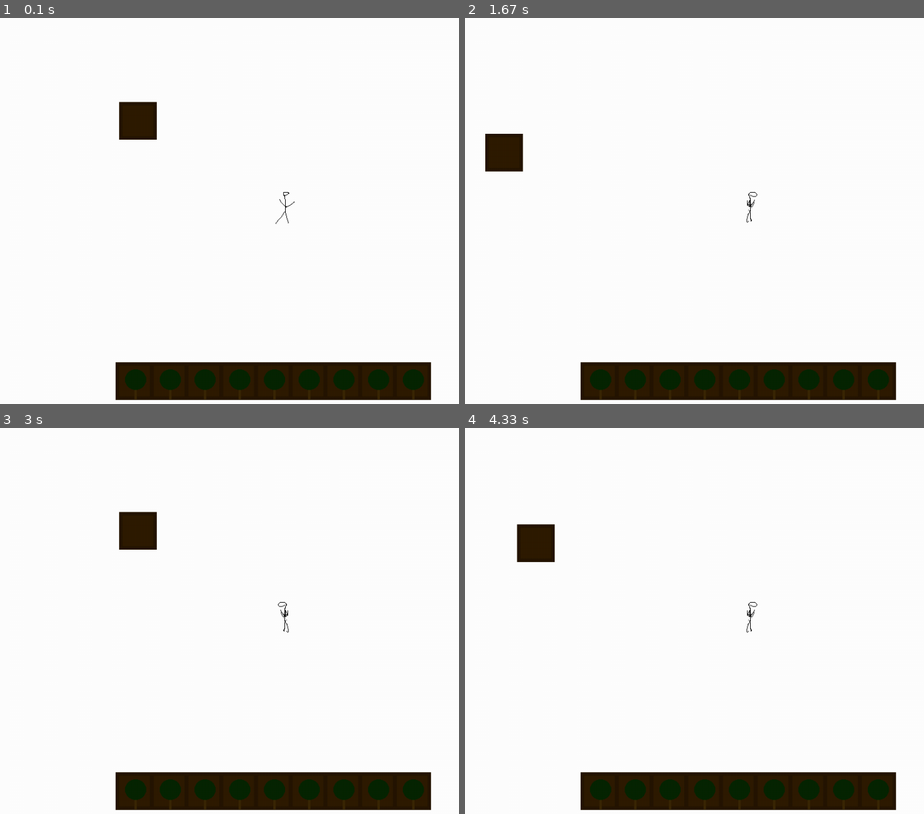
Above: before the commit, frames 1-4 (two rows, left to right).
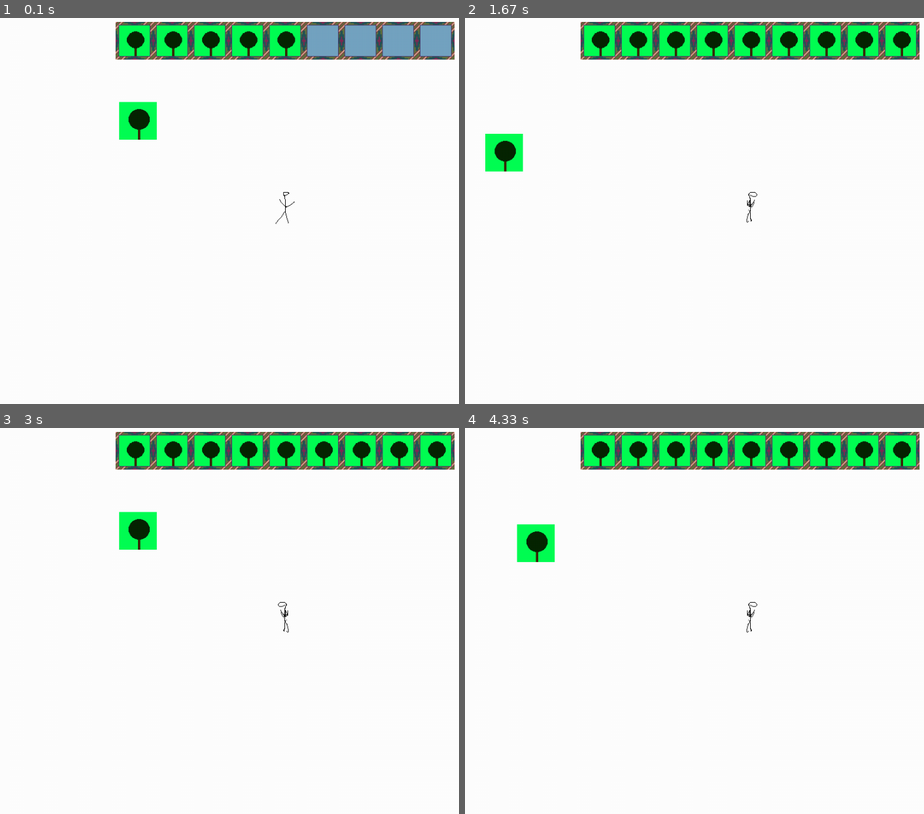
Above: after the commit, the same moments.

Repository: Trickli-bit/EF_Woche_Pygames
Game: pygame game, started from main.py
Same seed, same stepped clock (60 frames per second), same inputs: the game is played once before the commit and once after it.
Inputs:
- Up to frame 1 (0.1 s): no input
- Up to frame 2 (1.67 s): hold Right 0.33-0.8 s; hold Up 0.83-1.13 s; hold Right 1.17-1.63 s
- Up to frame 3 (3 s): hold Left 1.67-2.2 s; hold Down 2.23-2.53 s; hold Left 2.57-2.97 s
- Up to frame 4 (4.33 s): hold Up 3-3.37 s; hold Right 3.4-4.03 s; hold Down from 4.07 s (still down)

The runs differ from the first frame. In frame 1, 15% of the frame differs, in the area x 25-100%, y 1-99%; in frame 2, 15%; in frame 3, 15%; in frame 4, 15%, in the area x 11-100%, y 1-99%.

Commit message:
InventorySlots Erstellung und Leeres Objekt für Sprite

Diff:
--- a/Engine/Entity_Classes/inventorySlot.py
+++ b/Engine/Entity_Classes/inventorySlot.py
@@ -10,3 +10,7 @@
         self.rect = rect
         self.scale = scale
         self.source = source
+
+    def update_image(self):
+        """Funktion, die das Bild neu lädt basierend auf self.source und self.scale."""
+        self.image = pygame.transform.scale(pygame.image.load(self.source), self.scale)
--- a/Engine/entities.py
+++ b/Engine/entities.py
@@ -12,11 +12,14 @@
 
         self.fix = fix
         self.rect_attach = rect_attach
+        self.scale = scale
         self.is_spritesheet = is_spritesheet
         self.last_animation = (None, False)
+        self.source = source
         self.solid = solid
         self.pos_x = pos_x
         self.pos_y = pos_y
+        self.value = 0
 
 
         if is_spritesheet:
@@ -40,8 +43,6 @@
         if not self.fix:
             self.rect.x += dx
             self.rect.y += dy
-
-
 
 
 class EntityMovable(Entity):
--- a/Main/generation.py
+++ b/Main/generation.py
@@ -2,15 +2,51 @@
 import Engine.Entity_Classes.inventorySlot as inventory
 import Main.settings as settings
 
+def addItemToInventory(item):
+    """Funktion, die ein Item dem Inventar hinzufügt"""
+    for elem in itemField_group:
+        if elem.source == item.source:
+            elem.value += 1
+            updateItemCount(elem, elem.value)
+            break
+    for elem in itemField_group:
+        if elem.source == r"EmptyIcon.png":
+            fillSlotWithItem(elem, item)
+            updateItemCount(elem, 1)
+            break
 
-def createInventorySlots(slots_group, items_group, slotSize, slotCount, edgeWidth):
+def updateItemCount(slot, itemCount):
+    """Funktion, die die Anzahl der Items in einem Slot aktualisiert und anzeigt"""
+    slot.value = itemCount
+
+def fillSlotWithItem(slot, item):
+    """Funktion, die ein Item in einen Slot füllt"""
+    slot.source = item.source
+    slot.update_image()
+
+
+def createToolbar(slotCount, slotSize, edgeWidth, yPos):
+    """Funktion, die eine Toolbar erstellt"""
+    global itemField_group
+    itemField_group = pygame.sprite.Group()
+    slots_group = pygame.sprite.Group()
+    slots_group = createInventorySlots(slots_group, slotSize, slotCount, edgeWidth, yPos)
+    itemField_group = createInventoryItemFields(itemField_group, slotSize, slotCount, edgeWidth, yPos)
+    return pygame.sprite.Group(slots_group, itemField_group)
+
+def createInventorySlots(slots_group, slotSize, slotCount, edgeWidth, yPos):
     """Funktion, die eine Liste von Inventar Slots erstellt und sie nebeneinander platziert \t SlotSize: float für die Grösse des Slots"""
-    iconSize = slotSize - edgeWidth/100
     for i in range(slotCount):
-        currentSlotSize = i*(slotSize-edgeWidth)
-        currentIconSize = i*(iconSize-edgeWidth)
-        slot = inventory.InventorySlot((settings.SCREEN_WIDTH//2)-((slotCount/2)*slotSize) + currentSlotSize, (settings.SCREEN_WIDTH//2) + 2*slotSize, pygame.Rect(0, 0, slotSize, slotSize), (slotSize, slotSize), r"Wall.png")
-        itemField = inventory.InventorySlot((settings.SCREEN_WIDTH//2)-((slotCount/2)*iconSize) + currentIconSize, (settings.SCREEN_WIDTH//2) + 2*iconSize, pygame.Rect(0, 0, iconSize, iconSize), (iconSize, iconSize), r"Icon.png")
+        currentSlotSize = (i)*(slotSize)
+        slot = inventory.InventorySlot((settings.SCREEN_WIDTH//2)-((slotCount/2)*slotSize) + currentSlotSize, (settings.SCREEN_WIDTH//2) - yPos, pygame.Rect(0, 0, 64, 64), (slotSize, slotSize), r"InventorySlot.png")
         slots_group.add(slot)
-        items_group.add(itemField)
-    return pygame.sprite.Group(slots_group, items_group)
+    return pygame.sprite.Group(slots_group)
+
+def createInventoryItemFields(itemField_group, slotSize, slotCount, edgeWidth, yPos):
+    """Funktion, die eine Liste von Inventar Felder fürs spätere füllen erstellt und sie in den Item Slots platziert"""
+    iconSize = slotSize - 2*edgeWidth
+    for i in range(slotCount):
+        currentIconSize = i*(slotSize)
+        itemField = inventory.InventorySlot((settings.SCREEN_WIDTH//2)-((slotCount/2)*slotSize) + currentIconSize + edgeWidth, (settings.SCREEN_WIDTH//2) + edgeWidth - yPos, pygame.Rect(0, 0, 64, 64), (iconSize, iconSize), r"EmptyIcon.png")
+        itemField_group.add(itemField)
+    return pygame.sprite.Group(itemField_group)
--- a/main.py
+++ b/main.py
@@ -22,7 +22,7 @@
 overlayGroup = pygame.sprite.Group()
 
 Player = player.Player(settings.SCREEN_WIDTH//2, settings.SCREEN_HEIGHT//2, pygame.Rect(0, 0, 64, 64), "midbottom", (64,64), r"pixilart-sprite.png",True, True, True, 0, 10, {"walking_w": [0, 1, 20, True], "walking_s": [2, 3, 20, True], "walking": [4, 5, 20, True]})
-Wall = entities.Entity(250, 250, pygame.Rect(0, 0, 64, 64), "midbottom", (64,64), r"Wall.png", True, False)
+Wall = entities.Entity(250, 250, pygame.Rect(0, 0, 64, 64), "midbottom", (64,64), r"IconExample.png", True, False)
 
 entities_group.add(Wall)
 playerGroup.add(Player)
@@ -36,11 +36,10 @@
 a = True
 start_generation = True
 
+overlayGroup = generation.createToolbar(9, 64, 6, 450)
+
 running = True
 while running:
-
-    if start_generation:
-        overlayGroup = generation.createInventorySlots(overlayGroup, overlayGroup, 64, 9, 5)
 
     for event in pygame.event.get():
         if event.type == pygame.QUIT:
@@ -64,6 +63,7 @@
     overlayGroup.update(-Player.dx, -Player.dy, keys,)
     overlayGroup.draw(screen)
 
+    generation.addItemToInventory(Wall)
 
     pygame.display.update()
     clock.tick(60)
Binary file added: EmptyIcon.png
Binary file removed: Icon.png
Binary file added: IconExample.png
Binary file added: InventorySlot.png
